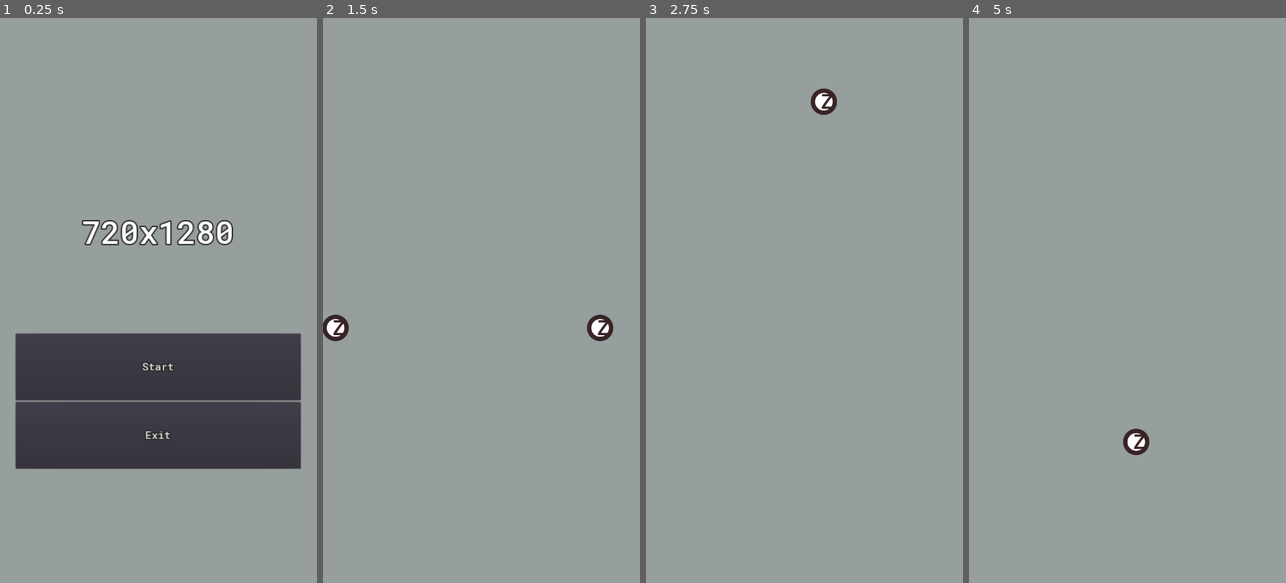
Above: before the commit, frames 1-4 (left to right).
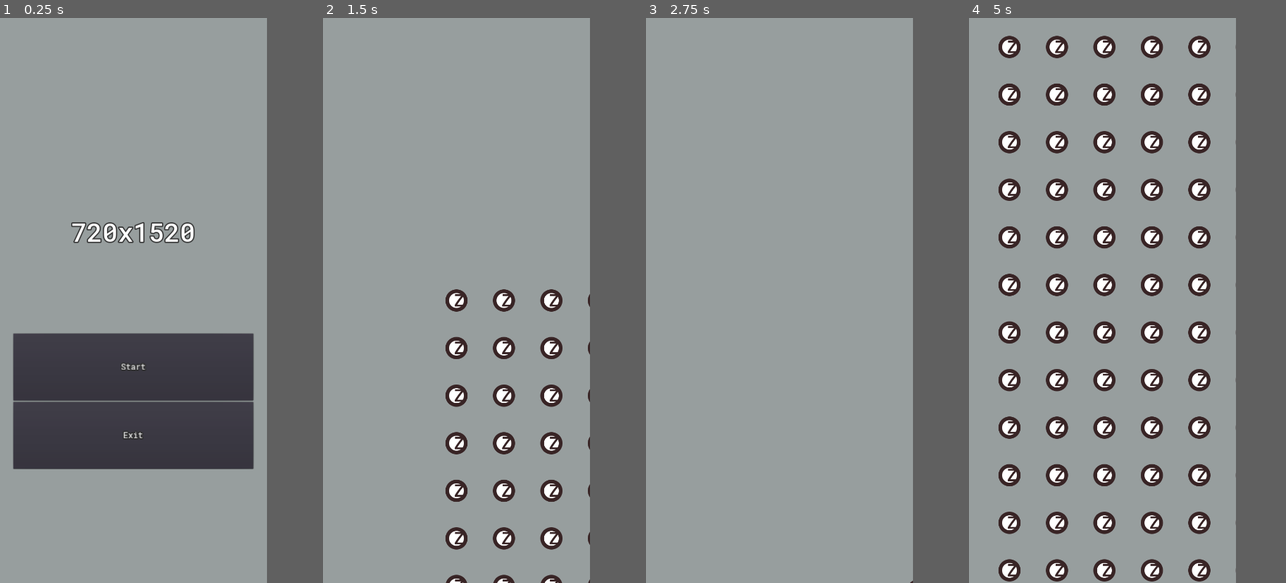
Above: after the commit, the same moments.

Repository: ikhtopod/dotzone-prototype
Game: Godot game, scene res://Maps/MainMenu.tscn
Same seed, same stepped clock (60 frames per second), same inputs: the game is played once before the commit and once after it.
Inputs (mouse positions are in pixels of both pictures, inside the frame that each line leads up to):
- Up to frame 1 (0.25 s): no input
- Up to frame 2 (1.5 s): click "Start" at 0.5 s; tap Enter at 1.25 s; move the mouse to (551, 272) at 1.27 s; click (551, 272) at 1.42 s
- Up to frame 3 (2.75 s): tap Space at 2 s; drag from (741, 328) to (788, 413) at 2.02 s
- Up to frame 4 (5 s): move the mouse to (1159, 176) at 2.77 s; click (1159, 176) at 2.92 s; tap Enter at 3.5 s; drag from (1111, 413) to (1032, 215) at 3.52 s; move the mouse to (1222, 385) at 4.27 s; click (1222, 385) at 4.42 s
In our replay, the window is 450x800 before the commit and 379x800 after it. These sizes can differ from the game's own. Grey fills any space a smaller window leaves; there, only what the larger window draws over its background counts as a difference.

The runs differ from the first frame. In frame 1, 5.8% of the frame differs, in the area x 4-96%, y 35-80%; in frame 2, 4.9%; in frame 3, 0.3%; in frame 4, 13%, in the area x 9-85%, y 3-100%.

Commit message:
start making Battlefield

Diff:
--- /dev/null
+++ b/Gameplay/Battlefield/Battlefield.gd
@@ -0,0 +1,53 @@
+extends Node2D
+
+const Dot = preload("res://Gameplay/Dot/Dot.tscn")
+
+
+const DEFAULT_FIELD_SIZE: float = 1.0
+
+# Текущий размер поля
+var m_fieldSize: Vector2 = Vector2() setget SetFieldSize, GetFieldSize
+
+func GetFieldSize() -> Vector2:
+	return m_fieldSize
+
+func SetFieldSize(fieldSize: Vector2) -> void:
+	m_fieldSize.x = fieldSize.x if fieldSize.x else DEFAULT_FIELD_SIZE
+	m_fieldSize.y = fieldSize.y if fieldSize.y else DEFAULT_FIELD_SIZE
+
+
+# Поле битвы
+var m_field: Array = [] setget ,GetField
+
+# Получить поле битвы
+func GetField() -> Array:
+	return m_field
+
+# Инициализировать m_field в соответствии с m_fieldSize, если поле еще не инициализировано
+func InitFieldByFieldSize() -> void:
+	if not m_field.empty():
+		return
+
+	for w in range(m_fieldSize.x):
+		m_field.push_back([])
+		for h in range(m_fieldSize.y):
+			m_field.back().push_back(Dot.instance())
+			m_field.back().back().position = Vector2(w * 128.0, h * 128.0)
+			add_child(m_field.back().back())
+
+
+# Сгенерировать поле битвы, если оно пустое
+func Generate() -> void:
+	if not m_field.empty():
+		return
+
+	SetFieldSize(Vector2(50, 50))
+	InitFieldByFieldSize()
+
+
+func _enter_tree():
+	Generate()
+
+
+func _ready():
+	pass
--- /dev/null
+++ b/Gameplay/Battlefield/Battlefield.tscn
@@ -0,0 +1,6 @@
+[gd_scene load_steps=2 format=2]
+
+[ext_resource path="res://Gameplay/Battlefield/Battlefield.gd" type="Script" id=1]
+
+[node name="Battlefield" type="Node2D"]
+script = ExtResource( 1 )
--- a/Gameplay/Camera/MainCameraTarget.gd
+++ b/Gameplay/Camera/MainCameraTarget.gd
@@ -24,9 +24,11 @@
 	var touch = TouchManager.current_touch.GetFirstDRAG()
 
 	if touch:
-		if SpeedIsUsing(touch):
-			position -= GetSpeedOffsetPosition(delta, touch)
-		else:
-			position -= GetRelativeOffsetPosition(touch)
+		#if SpeedIsUsing(touch):
+		#	position -= GetSpeedOffsetPosition(delta, touch)
+		#else:
+		#	position -= GetRelativeOffsetPosition(touch)
+
+		position -= GetRelativeOffsetPosition(touch)
 
 		emit_signal("moved")
--- /dev/null
+++ b/Gameplay/Dot/Dot.gd
@@ -0,0 +1,5 @@
+extends Node2D
+
+
+func _ready():
+	pass
--- /dev/null
+++ b/Gameplay/Dot/Dot.tscn
@@ -0,0 +1,10 @@
+[gd_scene load_steps=3 format=2]
+
+[ext_resource path="res://Gameplay/Dot/Dot.gd" type="Script" id=1]
+[ext_resource path="res://Icon/icon.png" type="Texture" id=2]
+
+[node name="Dot" type="Node2D"]
+script = ExtResource( 1 )
+
+[node name="Sprite" type="Sprite" parent="."]
+texture = ExtResource( 2 )
--- a/Maps/Game.gd
+++ b/Maps/Game.gd
@@ -3,12 +3,13 @@
 
 onready var mainMenuScene: String = "res://Maps/MainMenu.tscn"
 
+onready var mainCameraTarget := $MainCameraTarget
+onready var mainCamera := $MainCamera
+onready var battlefield := $Battlefield
 
-func goto_main_menu():
-	var result = get_tree().change_scene(mainMenuScene)
 
-	if result != OK:
-		printerr("Error: can't change scene to " + mainMenuScene)
+func _ready():
+	pass
 
 
 func _notification(what):
@@ -20,3 +21,10 @@
 	# For Windows
 	if what == MainLoop.NOTIFICATION_WM_QUIT_REQUEST:
 		goto_main_menu()
+
+
+func goto_main_menu():
+	var result = get_tree().change_scene(mainMenuScene)
+
+	if result != OK:
+		printerr("Error: can't change scene to " + mainMenuScene)
--- a/Maps/Game.tscn
+++ b/Maps/Game.tscn
@@ -1,9 +1,19 @@
-[gd_scene load_steps=5 format=2]
+[gd_scene load_steps=7 format=2]
 
 [ext_resource path="res://Maps/Game.gd" type="Script" id=1]
-[ext_resource path="res://Icon/icon.png" type="Texture" id=2]
+[ext_resource path="res://Gameplay/Battlefield/Battlefield.tscn" type="PackedScene" id=2]
 [ext_resource path="res://Gameplay/Camera/MainCamera.gd" type="Script" id=3]
 [ext_resource path="res://Gameplay/Camera/MainCameraTarget.gd" type="Script" id=4]
+
+[sub_resource type="OpenSimplexNoise" id=1]
+seed = 230784
+octaves = 1
+period = 128.0
+
+[sub_resource type="NoiseTexture" id=2]
+flags = 23
+seamless = true
+noise = SubResource( 1 )
 
 [node name="Game" type="Node2D"]
 script = ExtResource( 1 )
@@ -17,53 +27,11 @@
 smoothing_speed = 10.0
 script = ExtResource( 3 )
 
+[node name="Battlefield" parent="." instance=ExtResource( 2 )]
+
 [node name="Node2DTest" type="Node2D" parent="."]
 
-[node name="icon" type="Sprite" parent="Node2DTest"]
-position = Vector2( -924.626, 62.1119 )
-texture = ExtResource( 2 )
-
-[node name="icon2" type="Sprite" parent="Node2DTest"]
-position = Vector2( -331.432, 62.1119 )
-texture = ExtResource( 2 )
-
-[node name="icon3" type="Sprite" parent="Node2DTest"]
-position = Vector2( -924.626, 1218.02 )
-texture = ExtResource( 2 )
-
-[node name="icon4" type="Sprite" parent="Node2DTest"]
-position = Vector2( -331.432, 1218.02 )
-texture = ExtResource( 2 )
-
-[node name="icon5" type="Sprite" parent="Node2DTest"]
-position = Vector2( 269.447, 62.1119 )
-texture = ExtResource( 2 )
-
-[node name="icon6" type="Sprite" parent="Node2DTest"]
-position = Vector2( 862.641, 62.1119 )
-texture = ExtResource( 2 )
-
-[node name="icon7" type="Sprite" parent="Node2DTest"]
-position = Vector2( 269.447, 1218.02 )
-texture = ExtResource( 2 )
-
-[node name="icon8" type="Sprite" parent="Node2DTest"]
-position = Vector2( 862.641, 1218.02 )
-texture = ExtResource( 2 )
-
-[node name="icon9" type="Sprite" parent="Node2DTest"]
-position = Vector2( -924.626, -1107.72 )
-texture = ExtResource( 2 )
-
-[node name="icon10" type="Sprite" parent="Node2DTest"]
-position = Vector2( -331.432, -1107.72 )
-texture = ExtResource( 2 )
-
-[node name="icon11" type="Sprite" parent="Node2DTest"]
-position = Vector2( 269.447, -1107.72 )
-texture = ExtResource( 2 )
-
-[node name="icon12" type="Sprite" parent="Node2DTest"]
-position = Vector2( 862.641, -1107.72 )
-texture = ExtResource( 2 )
+[node name="SpriteNoise" type="Sprite" parent="Node2DTest"]
+position = Vector2( 1033.85, 554.211 )
+texture = SubResource( 2 )
 [connection signal="moved" from="MainCameraTarget" to="MainCamera" method="_on_MainCameraTarget_moved"]
--- a/Maps/MainMenu.gd
+++ b/Maps/MainMenu.gd
@@ -10,7 +10,7 @@
 
 
 func _on_ExitButton_pressed():
-	get_tree().quit()
+	QuitGame()
 
 
 func _on_StartButton_pressed():
@@ -18,3 +18,18 @@
 
 	if res != OK:
 		printerr("Can't change scene to " + gameScene)
+
+
+func _notification(what):
+	""" Нажатие на клавишу Back """
+	# For Android
+	if what == MainLoop.NOTIFICATION_WM_GO_BACK_REQUEST:
+		QuitGame()
+
+	# For Windows
+	if what == MainLoop.NOTIFICATION_WM_QUIT_REQUEST:
+		QuitGame()
+
+
+func QuitGame() -> void:
+	get_tree().quit()
--- a/Maps/MainMenu.tscn
+++ b/Maps/MainMenu.tscn
@@ -26,28 +26,28 @@
 
 [node name="MarginContainer" type="MarginContainer" parent="CanvasLayer/VBoxContainer"]
 margin_right = 720.0
-margin_bottom = 254.0
+margin_bottom = 302.0
 size_flags_horizontal = 3
 size_flags_vertical = 3
 
 [node name="HBoxContainer" type="HBoxContainer" parent="CanvasLayer/VBoxContainer"]
-margin_top = 258.0
+margin_top = 306.0
 margin_right = 720.0
-margin_bottom = 1021.0
+margin_bottom = 1213.0
 size_flags_horizontal = 3
 size_flags_vertical = 3
 size_flags_stretch_ratio = 3.0
 
 [node name="MarginContainer4" type="MarginContainer" parent="CanvasLayer/VBoxContainer/HBoxContainer"]
 margin_right = 32.0
-margin_bottom = 763.0
+margin_bottom = 907.0
 size_flags_horizontal = 3
 size_flags_vertical = 3
 
 [node name="VBoxContainer" type="VBoxContainer" parent="CanvasLayer/VBoxContainer/HBoxContainer"]
 margin_left = 36.0
 margin_right = 683.0
-margin_bottom = 763.0
+margin_bottom = 907.0
 size_flags_horizontal = 3
 size_flags_vertical = 3
 size_flags_stretch_ratio = 20.0
@@ -55,9 +55,9 @@
 
 [node name="InformationLabel" type="Label" parent="CanvasLayer/VBoxContainer/HBoxContainer/VBoxContainer"]
 margin_left = 130.0
-margin_top = 178.0
+margin_top = 221.0
 margin_right = 517.0
-margin_bottom = 274.0
+margin_bottom = 317.0
 size_flags_horizontal = 6
 size_flags_vertical = 6
 size_flags_stretch_ratio = 3.0
@@ -67,17 +67,17 @@
 valign = 1
 
 [node name="StartButton" type="Button" parent="CanvasLayer/VBoxContainer/HBoxContainer/VBoxContainer"]
-margin_top = 457.0
+margin_top = 543.0
 margin_right = 647.0
-margin_bottom = 608.0
+margin_bottom = 723.0
 size_flags_horizontal = 3
 size_flags_vertical = 3
 text = "START"
 
 [node name="ExitButton" type="Button" parent="CanvasLayer/VBoxContainer/HBoxContainer/VBoxContainer"]
-margin_top = 612.0
+margin_top = 727.0
 margin_right = 647.0
-margin_bottom = 763.0
+margin_bottom = 907.0
 size_flags_horizontal = 3
 size_flags_vertical = 3
 text = "EXIT"
@@ -85,14 +85,14 @@
 [node name="MarginContainer3" type="MarginContainer" parent="CanvasLayer/VBoxContainer/HBoxContainer"]
 margin_left = 687.0
 margin_right = 720.0
-margin_bottom = 763.0
+margin_bottom = 907.0
 size_flags_horizontal = 3
 size_flags_vertical = 3
 
 [node name="MarginContainer2" type="MarginContainer" parent="CanvasLayer/VBoxContainer"]
-margin_top = 1025.0
+margin_top = 1217.0
 margin_right = 720.0
-margin_bottom = 1280.0
+margin_bottom = 1520.0
 size_flags_horizontal = 3
 size_flags_vertical = 3
 [connection signal="pressed" from="CanvasLayer/VBoxContainer/HBoxContainer/VBoxContainer/StartButton" to="." method="_on_StartButton_pressed"]
--- a/project.godot
+++ b/project.godot
@@ -30,7 +30,7 @@
 [display]
 
 window/size/width=720
-window/size/height=1280
+window/size/height=1520
 window/size/fullscreen=true
 window/handheld/orientation="sensor_portrait"
 window/stretch/mode="2d"
